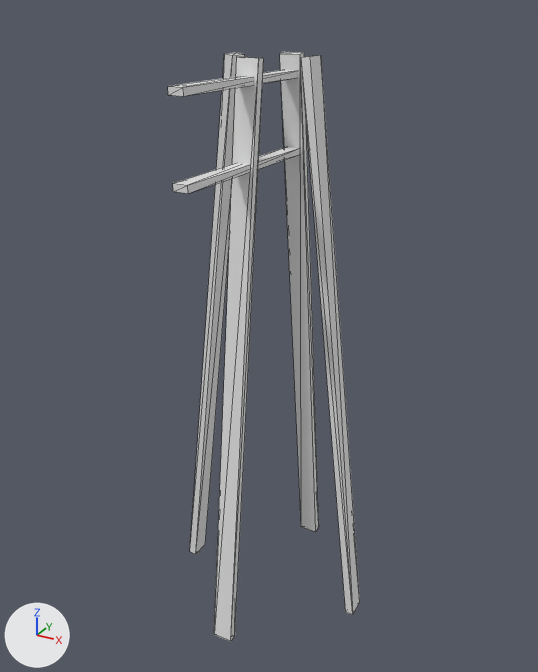
The OBJ model game/assets/buildings/wood-electrical-pole.obj as it was, and as the next commit left it.
Both versions are drawn from a 50 mm camera at (2.01, -3.68, 1.97) aimed at (0.01, -0.05, 0.15). The axes (+X, +Y, +Z) are drawn at lower left. The lights are the same throughout. Mesh edges are drawn as thin lines. Where no turn or scale is listed for an object, it has been applied to the vertices.

The older version as bpy lines, for what is in view:
```python
me_wood_electrical_tower_cube_007 = bpy.data.meshes.new('Wood_Electrical_Tower_Cube.007')
me_wood_electrical_tower_cube_007.from_pydata(...)  # 48 vertices, 72 faces; spans x -0.65..0.65, y -0.88..0.65, z -1.74..1.74
ob_wood_electrical_tower_cube_007 = bpy.data.objects.new('Wood_Electrical_Tower_Cube.007', me_wood_electrical_tower_cube_007)
ob_wood_electrical_tower_cube_007.location = (0.0, 0.0, 0.0)
```
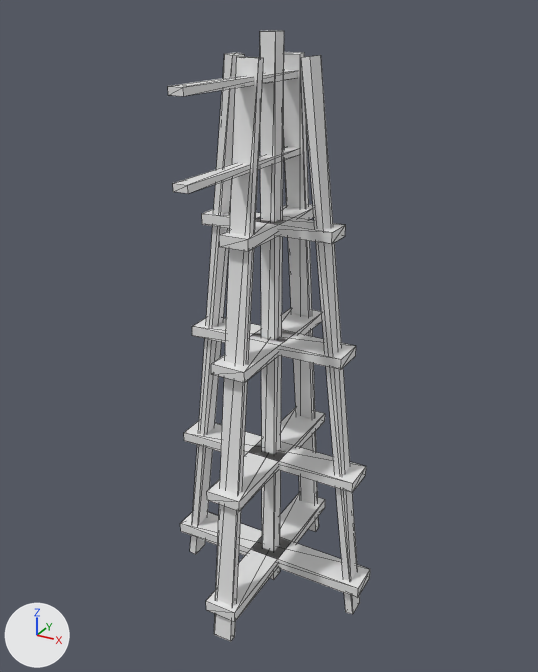
Boxes (x1, y1, x2, y2) around the edits, measured in the pictures (538 x 672 px):
'Wood_Electrical_Tower_Cube.007', reshaped
    before: (168, 52, 360, 642)
    after: (168, 30, 370, 642)
part 1 of me_wood_electrical_tower_cube_007, added
    after: (219, 204, 314, 251)
part 2 of me_wood_electrical_tower_cube_007, added
    after: (202, 209, 345, 244)
part 3 of me_wood_electrical_tower_cube_007, added
    after: (211, 308, 322, 383)
part 4 of me_wood_electrical_tower_cube_007, added
    after: (192, 318, 356, 370)
part 5 of me_wood_electrical_tower_cube_007, added
    after: (207, 407, 325, 511)
part 6 of me_wood_electrical_tower_cube_007, added
    after: (184, 421, 366, 493)
part 7 of me_wood_electrical_tower_cube_007, added
    after: (206, 493, 325, 622)
part 8 of me_wood_electrical_tower_cube_007, added
    after: (180, 512, 370, 598)
part 9 of me_wood_electrical_tower_cube_007, added
    after: (260, 30, 284, 580)

The change, as a diff of the scene's bpy script:
```diff
--- a/game/assets/buildings/wood-electrical-pole.obj.py
+++ b/game/assets/buildings/wood-electrical-pole.obj.py
@@ me_wood_electrical_tower_cube_007 @@
 me_wood_electrical_tower_cube_007.from_pydata(...)  # 48 vertices, 72 faces; spans x -0.65..0.65, y -0.88..0.65, z -1.74..1.74
 # used by ob_wood_electrical_tower_cube_007; location = (0.0, 0.0, 0.0)
+# me_wood_electrical_tower_cube_007 part 1: a new loose piece, a box spanning x -0.09..0.09, y -0.42..0.42, z 0.795..0.86
+# me_wood_electrical_tower_cube_007 part 2: a new loose piece, a box spanning x -0.42..0.42, y -0.09..0.09, z 0.795..0.86
+# me_wood_electrical_tower_cube_007 part 3: a new loose piece, a box spanning x -0.109..0.109, y -0.512..0.512, z 0.065..0.13
+# me_wood_electrical_tower_cube_007 part 4: a new loose piece, a box spanning x -0.512..0.512, y -0.109..0.109, z 0.065..0.13
+# me_wood_electrical_tower_cube_007 part 5: a new loose piece, a box spanning x -0.114..0.111, y -0.597..0.597, z -0.746..-0.681
+# me_wood_electrical_tower_cube_007 part 6: a new loose piece, a box spanning x -0.622..0.622, y -0.106..0.108, z -0.746..-0.681
+# me_wood_electrical_tower_cube_007 part 7: a new loose piece, a box spanning x -0.107..0.107, y -0.668..0.668, z -1.542..-1.47
+# me_wood_electrical_tower_cube_007 part 8: a new loose piece, a box spanning x -0.697..0.697, y -0.105..0.108, z -1.542..-1.47
+# me_wood_electrical_tower_cube_007 part 9: a new loose piece, a box spanning x -0.047..0.047, y -0.047..0.047, z -1.718..1.86
```
